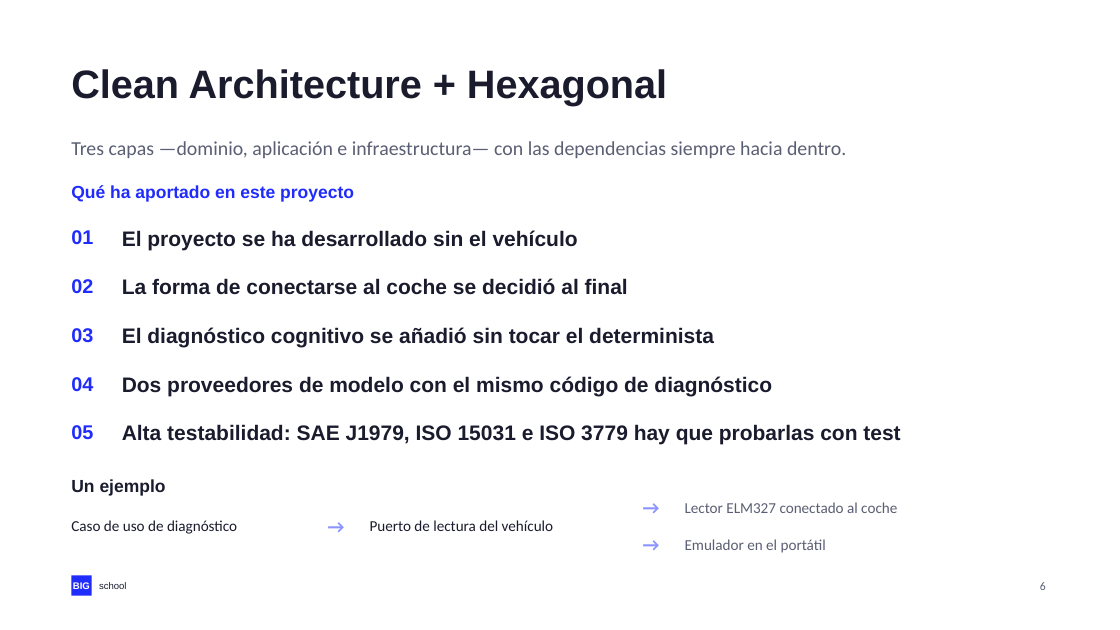
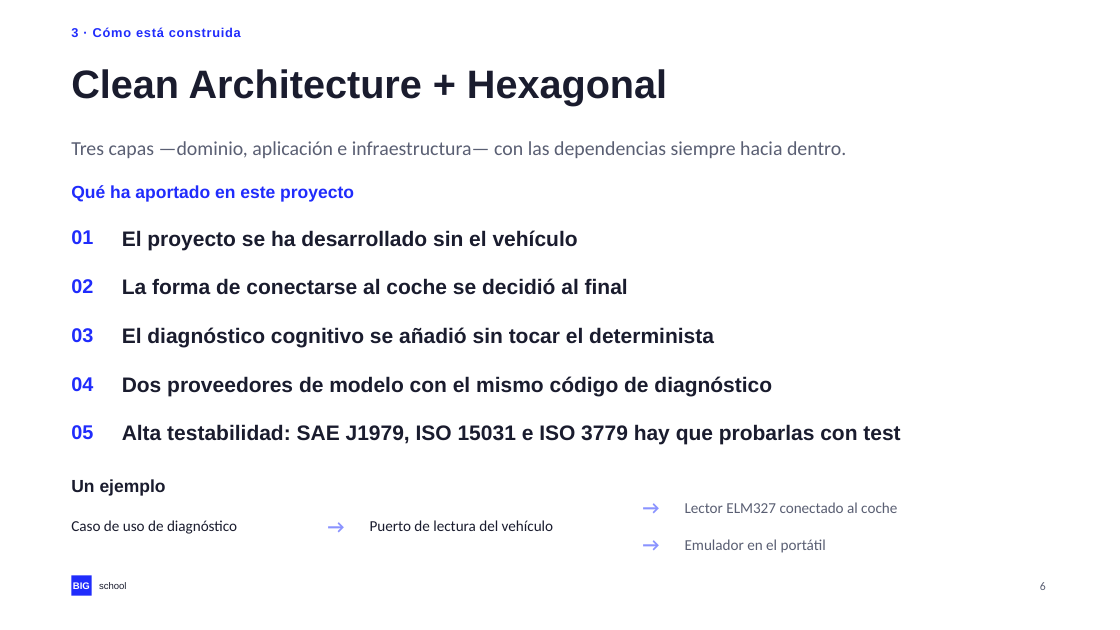
Before and after one commit to NovilloQuinta/intelligent-automotive-diagnostics, a slide deck: slide 6 of docs/presentacion/tfm-intelligent-automotive-diagnostics.pptx. Drawn at 1120x630 pixels with LibreOffice and Linux fonts; fonts in the diff are those of the drawing. Boxes give left, top, right and bottom in pixels: in the first picture for what was removed or moved away, otherwise in the second. Text is boxed around its words. In the diff, an @@ line names an element or a change of style, - is before the commit and + after.

```diff
--- a/docs/presentacion/tfm-intelligent-automotive-diagnostics.pptx
+++ b/docs/presentacion/tfm-intelligent-automotive-diagnostics.pptx
@@ text added at [71,27,241,37], 11 pt, text #202CFC, bold @@
+3 · Cómo está construida
```
Also in this commit, not shown: 17 other slides changed, 3 other files.
